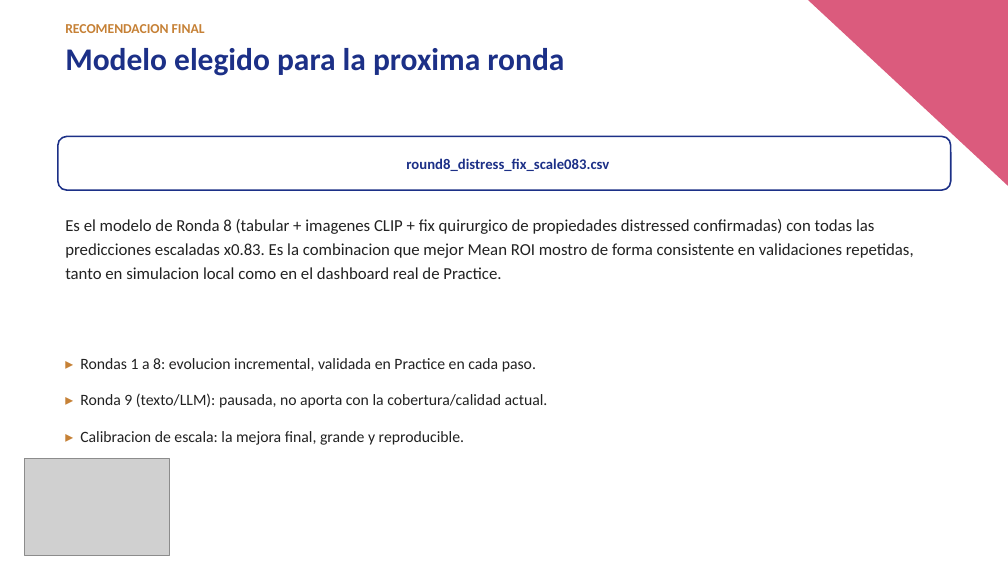
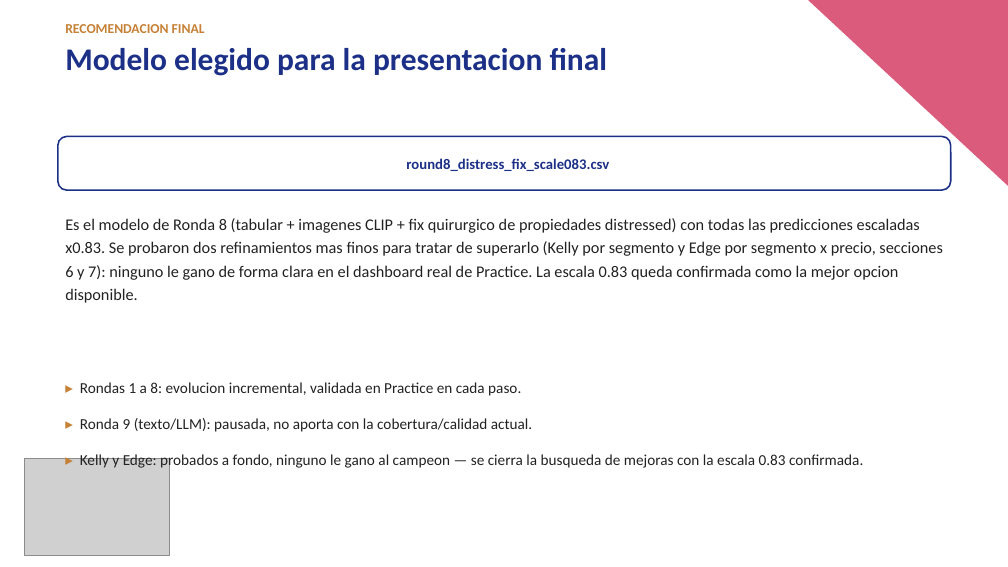
Before and after one commit to martinceriotti/26ROS_Sam, a slide deck: slide 9 of reports/resumen_proyecto_SAM.pptx (slide 8 before the commit). Drawn at 1008x567 pixels with LibreOffice and Linux fonts; fonts in the diff are those of the drawing; grey boxes stand for pictures. Boxes give left, top, right and bottom in pixels: in the first picture for what was removed or moved away, otherwise in the second. Text is boxed around its words. In the diff, an @@ line names an element or a change of style, - is before the commit and + after.

Commit message:
Sesion 2026-07-18 (cierre): PDF y PPT actualizados con Kelly y Edge finales
- Agrega seccion/slide de Edge (valor esperado por segmento x precio) a
  ambos reportes, con el hallazgo de heterogeneidad real por tercil de precio
- Actualiza Kelly con la validacion real de Practice contra el campeon
  vigente (scale083): Kelly casi empata (-0.15pp), Edge queda por debajo
  (-1.71pp)
- Confirma round8_distress_fix_scale083 como modelo final de la presentacion
  en ambos documentos

```diff
--- a/reports/resumen_proyecto_SAM.pptx
+++ b/reports/resumen_proyecto_SAM.pptx
@@ text at bbox=[65, 48, 608, 76]: text changed @@
-Modelo elegido para la proxima ronda
+Modelo elegido para la presentacion final
@@ text at bbox=[65, 218, 942, 303]: text changed; size 16 to 15.5 pt @@
-Es el modelo de Ronda 8 (tabular + imagenes CLIP + fix quirurgico de propiedades distressed confirmadas) con todas las predicciones escaladas x0.83. Es la combinacion que mejor Mean ROI mostro de forma consistente en validaciones repetidas, tanto en simulacion local como en el dashboard real de Practice.
+Es el modelo de Ronda 8 (tabular + imagenes CLIP + fix quirurgico de propiedades distressed) con todas las predicciones escaladas x0.83. Se probaron dos refinamientos mas finos para tratar de superarlo (Kelly por segmento y Edge por segmento x precio, secciones 6 y 7): ninguno le gano de forma clara en el dashboard real de Practice. La escala 0.83 queda confirmada como la mejor opcion disponible.
@@ text "▸ Rondas 1 a 8: ...": place and size @@
-text "▸ Rondas 1 a 8: ..." at bbox=[80, 358, 548, 445]
+text "▸ Rondas 1 a 8: ..." at bbox=[80, 382, 863, 470]
@@ text at bbox=[80, 382, 532, 432]: size 15 to 14.5 pt in "▸ Rondas 1 a 8: evolucion incremental, ...", "▸ Ronda 9 (texto/LLM): pausada, no aporta ..." @@
@@ text at bbox=[80, 452, 863, 470]: text changed; size 15 to 14.5 pt @@
-▸ Calibracion de escala: la mejora final, grande y reproducible.
+▸ Kelly y Edge: probados a fondo, ninguno le gano al campeon — se cierra la busqueda de mejoras con la escala 0.83 confirmada.
```
Also in this commit, not shown: 2 other slides changed, 1 slide added, 4 other files.
